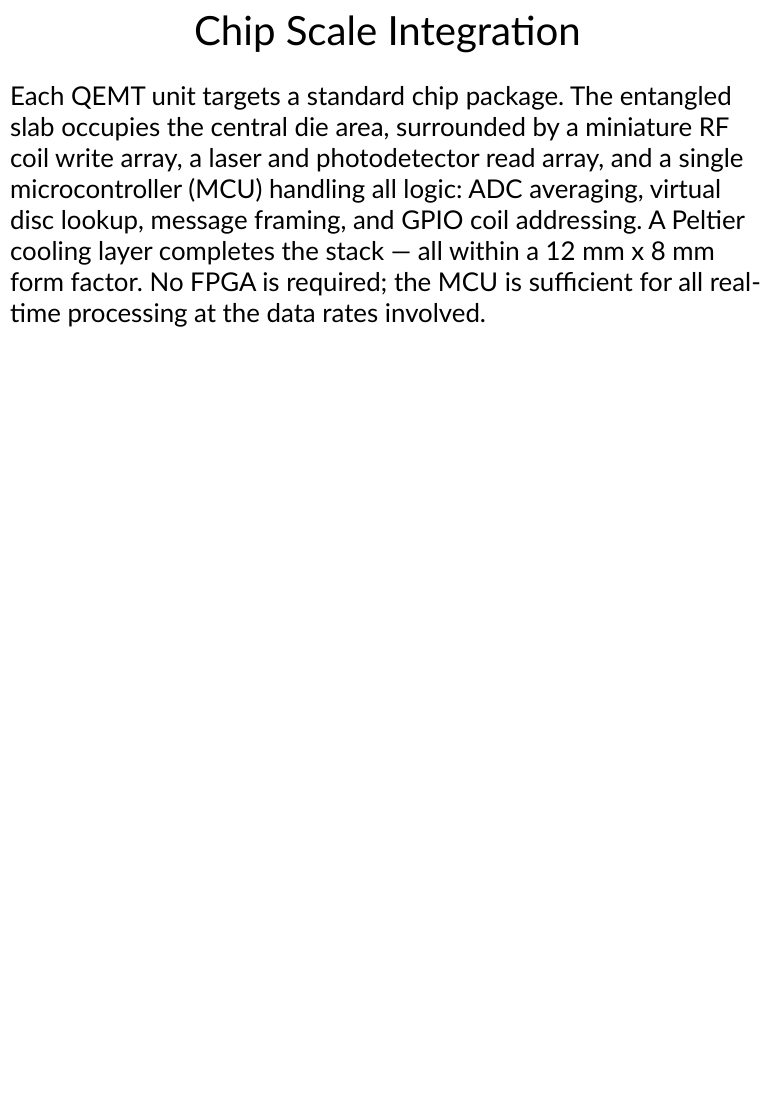
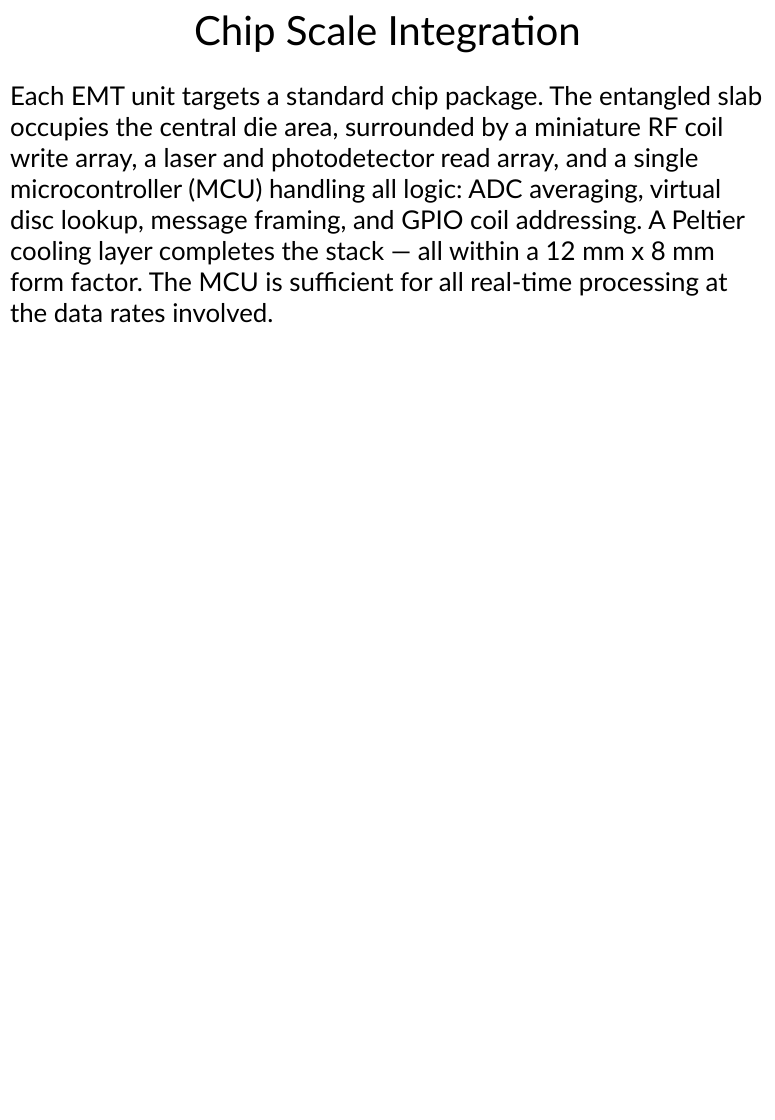
Before and after one commit to DansDesigns/EMT, a slide deck: slide 14 of QuantumEntangledMultiplexingTranceiver.pptx (slide 13 before the commit). Drawn at 775x1120 pixels with LibreOffice and Linux fonts; fonts in the diff are those of the drawing. Boxes give left, top, right and bottom in pixels: in the first picture for what was removed or moved away, otherwise in the second. Text is boxed around its words. In the diff, an @@ line names an element or a change of style, - is before the commit and + after.

```diff
--- a/QuantumEntangledMultiplexingTranceiver.pptx
+++ b/QuantumEntangledMultiplexingTranceiver.pptx
@@ text at (10,86,763,323): text changed @@
-Each QEMT unit targets a standard chip package. The entangled slab occupies the central die area, surrounded by a miniature RF coil write array, a laser and photodetector read array, and a single microcontroller (MCU) handling all logic: ADC averaging, virtual disc lookup, message framing, and GPIO coil addressing. A Peltier cooling layer completes the stack — all within a 12 mm x 8 mm form factor. No FPGA is required; the MCU is sufficient for all real-time processing at the data rates involved.
+Each EMT unit targets a standard chip package. The entangled slab occupies the central die area, surrounded by a miniature RF coil write array, a laser and photodetector read array, and a single microcontroller (MCU) handling all logic: ADC averaging, virtual disc lookup, message framing, and GPIO coil addressing. A Peltier cooling layer completes the stack — all within a 12 mm x 8 mm form factor. The MCU is sufficient for all real-time processing at the data rates involved.
```
Also in this commit, not shown: 14 other slides changed.
